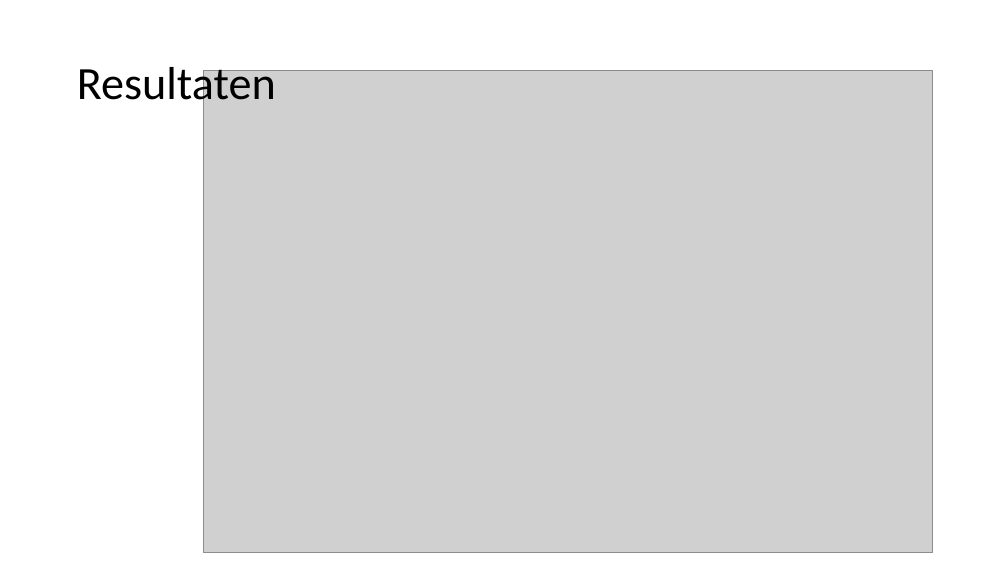
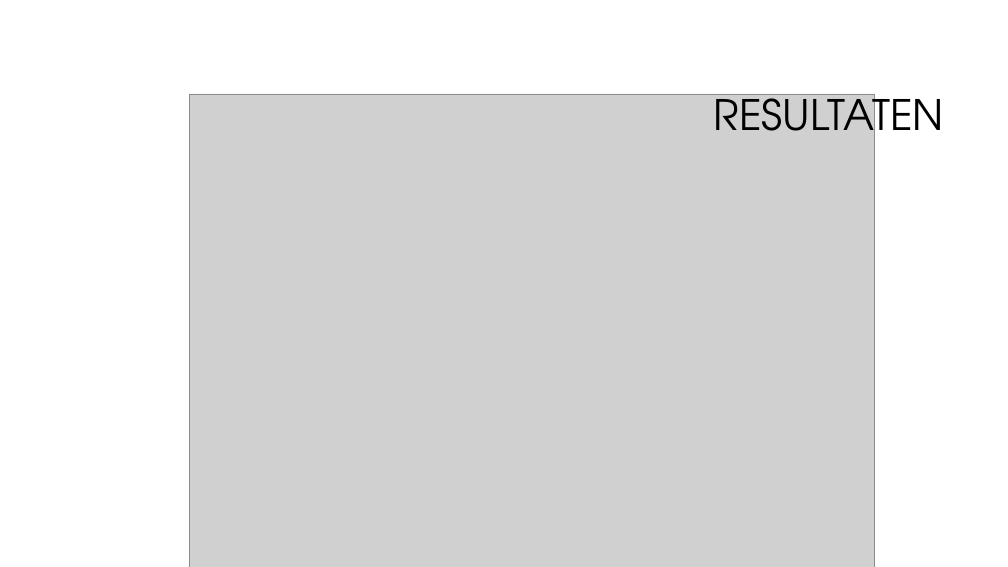
Before and after one commit to CBarendrecht/mod2b, a slide deck: slide 7 of Presentatie/Presentatie.pptx. Drawn at 1008x567 pixels with LibreOffice and Linux fonts; fonts in the diff are those of the drawing; grey boxes stand for pictures; background and template pictures are left out. Boxes give left, top, right and bottom in pixels: in the first picture for what was removed or moved away, otherwise in the second. Text is boxed around its words. In the diff, an @@ line names an element or a change of style, - is before the commit and + after.

```diff
--- a/Presentatie/Presentatie.pptx
+++ b/Presentatie/Presentatie.pptx
@@ title at <box>714,86,944,149</box>: text changed; size 44 to 40 pt; font Calibri to TeX Gyre Adventor @@
-Resultaten
+RESULTATEN
@@ picture: place and size @@
-picture at <box>203,70,933,553</box>
+picture at <box>190,94,876,567</box>
```
Also in this commit, not shown: 10 other slides changed, 1 other file.
